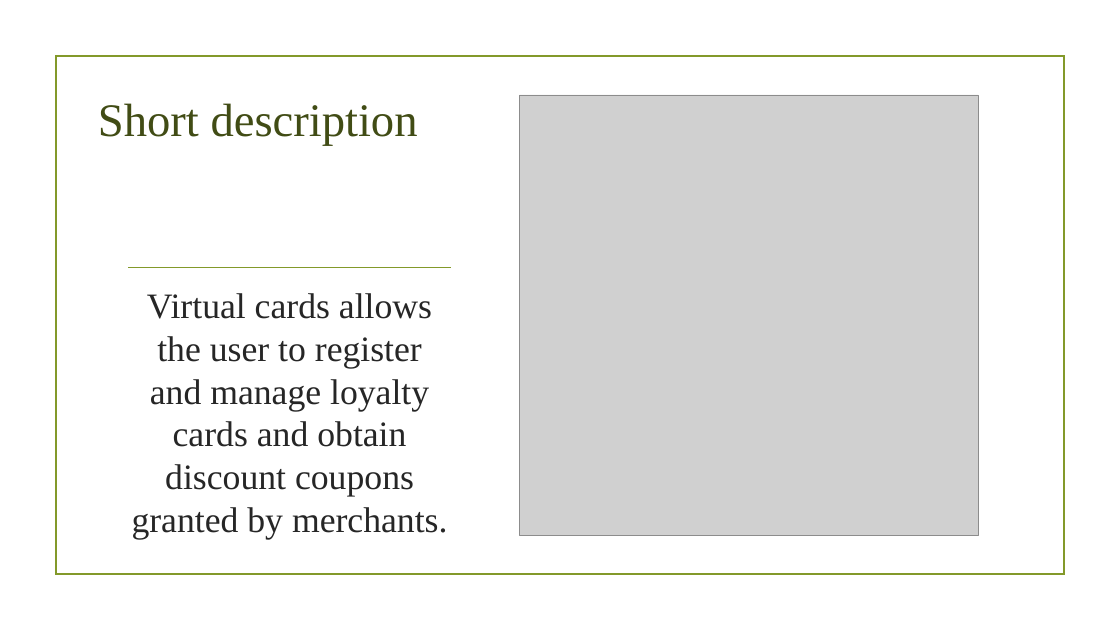
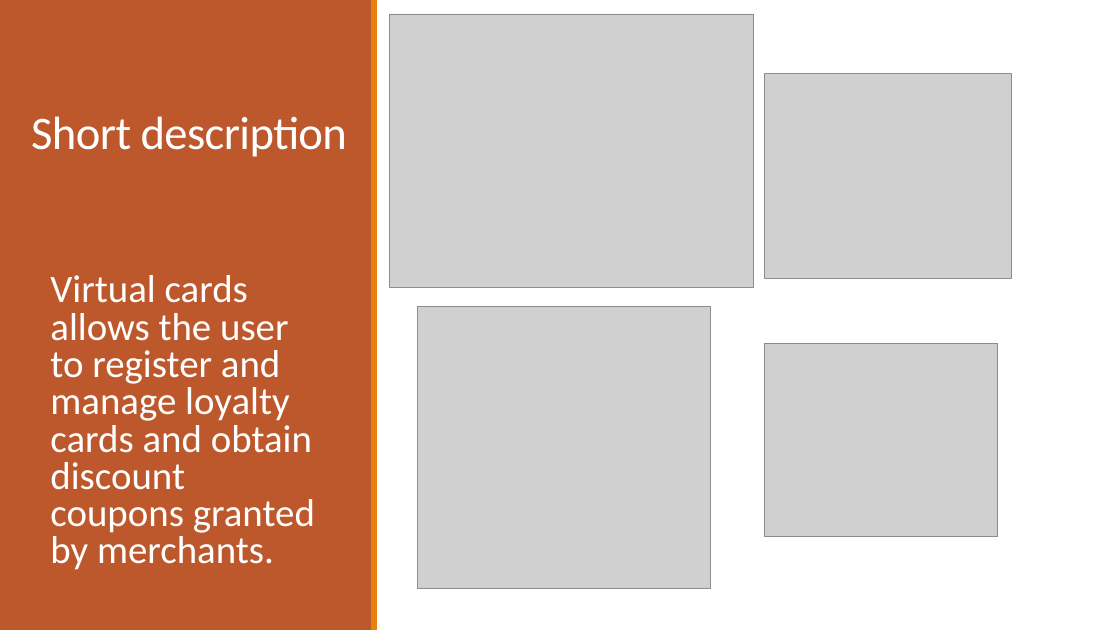
Before and after one commit to corinaradu/siit-testing, a slide deck: slide 2 of final-project/virtual-cards/virtual-cards.pptx. Drawn at 1120x630 pixels with LibreOffice and Linux fonts; fonts in the diff are those of the drawing; grey boxes stand for pictures; background and template pictures are left out. Boxes give left, top, right and bottom in pixels: in the first picture for what was removed or moved away, otherwise in the second. Text is boxed around its words. In the diff, an @@ line names an element or a change of style, - is before the commit and + after.

```diff
--- a/final-project/virtual-cards/virtual-cards.pptx
+++ b/final-project/virtual-cards/virtual-cards.pptx
@@ rectangle added at box(0, 0, 372, 630), fill #BD582C @@
@@ rectangle added at box(371, 0, 377, 630), fill #E48312 @@
@@ picture added at box(390, 14, 754, 287) @@
@@ title "Short description": place and size @@
-title "Short description" at box(98, 103, 418, 146)
+title "Short description" at box(31, 116, 347, 157)
@@ title "Short description" at box(31, 116, 347, 157): font Times New Roman to Calibri, text colour #414D15 to #FFFFFF, letter spacing 0 to -0.5 pt; line spacing 1 to 0.85 @@
@@ rectangle removed at box(55, 56, 1064, 575) @@
@@ picture added at box(765, 73, 1012, 278) @@
@@ text "Virtual cards allows the user ...": place and size @@
-text "Virtual cards allows the user ..." at box(132, 293, 448, 540)
+text "Virtual cards allows the user ..." at box(50, 275, 315, 570)
@@ text "Virtual cards allows the user ..." at box(50, 275, 315, 570): size 30.6 to 33.3 pt, font Times New Roman to Calibri, text colour #262626 to #FFFFFF; alignment centre to left; line spacing 1 to 0.8; more space between paragraphs @@
@@ line removed from (129, 268) to (451, 268) @@
@@ picture: place and size @@
-picture at box(520, 95, 979, 535)
+picture at box(418, 307, 711, 588)
@@ picture added at box(765, 343, 998, 536) @@
```
Also in this commit, not shown: 3 other slides changed, 5 slides added, 1 slide removed, 16 other files.
